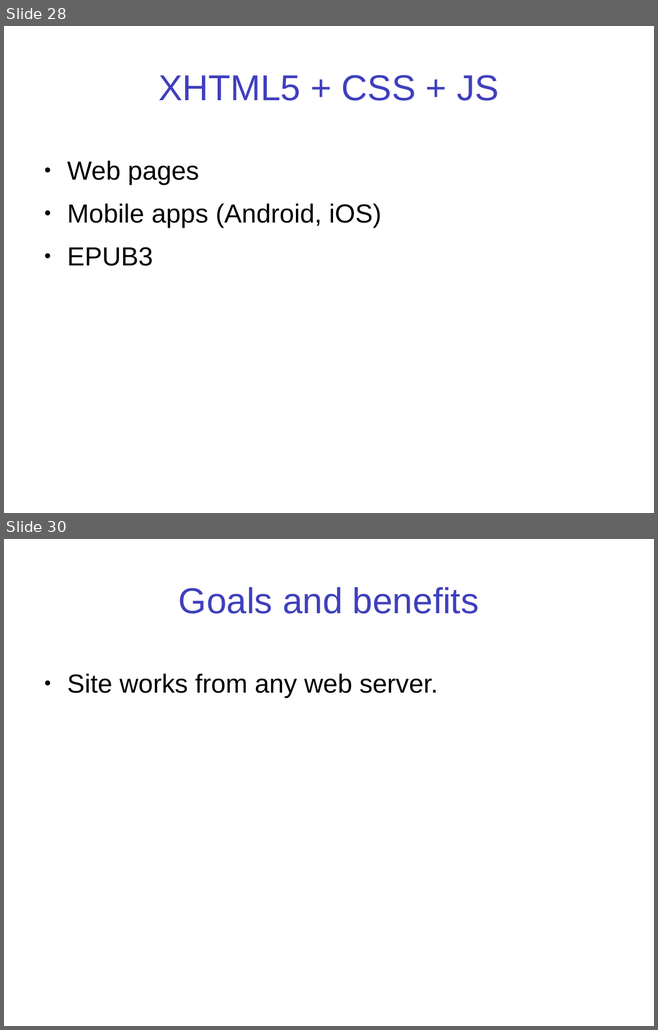
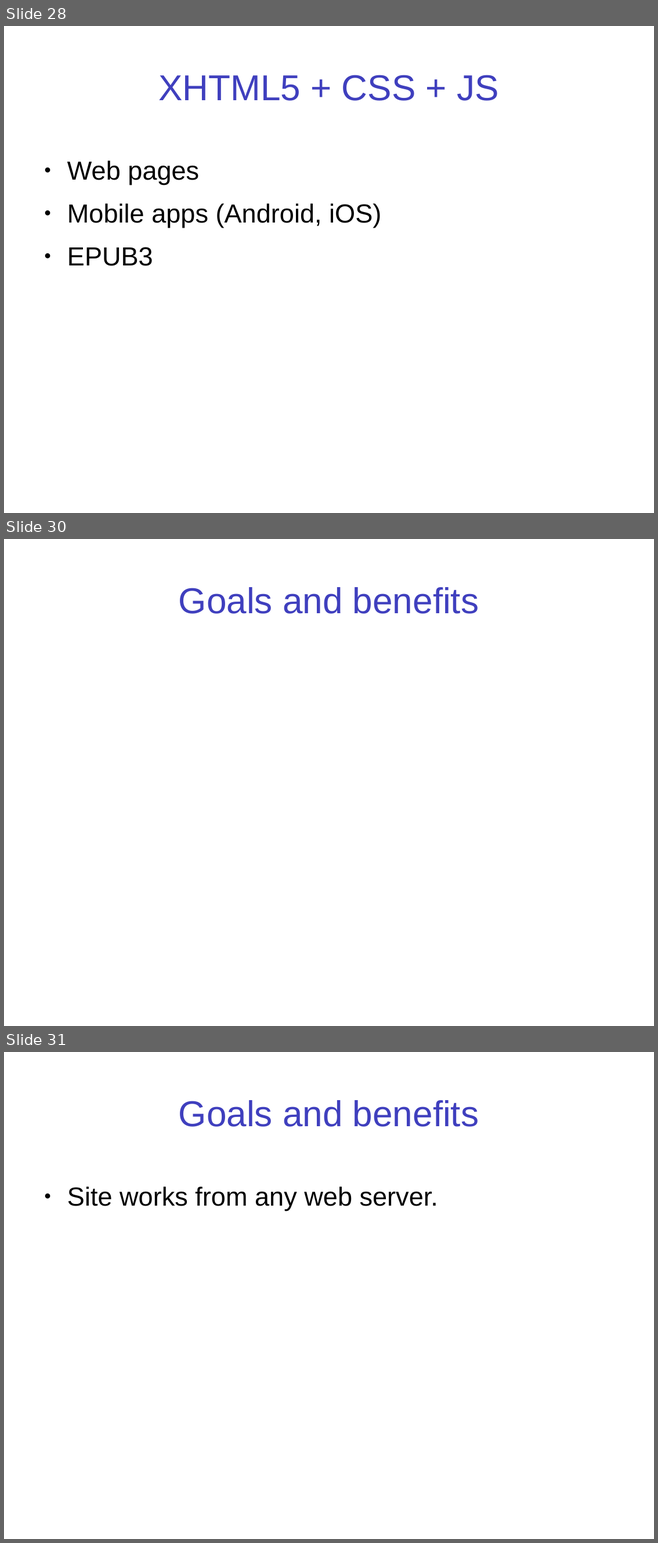
Before and after one commit to projectEndings/Endings, a slide deck: presentations/SHARP_2017/mdh_sharp_2017.pptx. Shown one above the other, each under a label of ours: slides 28 and 30 before the commit, slides 28, 30 and 31 after it; the slides between them are not shown. The pictures are 658x1030 and 658x1543 pixels, drawn with LibreOffice and Linux fonts; fonts in the diff are those of the drawing. Boxes give left, top, right and bottom in pixels: in the first picture for what was removed or moved away, otherwise in the second. Text is boxed around its words. In the diff, an @@ line names an element or a change of style, - is before the commit and + after.

```diff
--- a/presentations/SHARP_2017/mdh_sharp_2017.pptx
+++ b/presentations/SHARP_2017/mdh_sharp_2017.pptx
@@ slide 30 added at [4,539,654,1026], background #FFFFFF @@
@@ text added at [179,587,478,614], 39.9 pt, text #3F3FBE @@
+Goals and benefits
@@ what was slide 30 is now slide 31 @@
```
Also in this commit, not shown: 4 other slides added, 3 slides removed, 2 other files.
